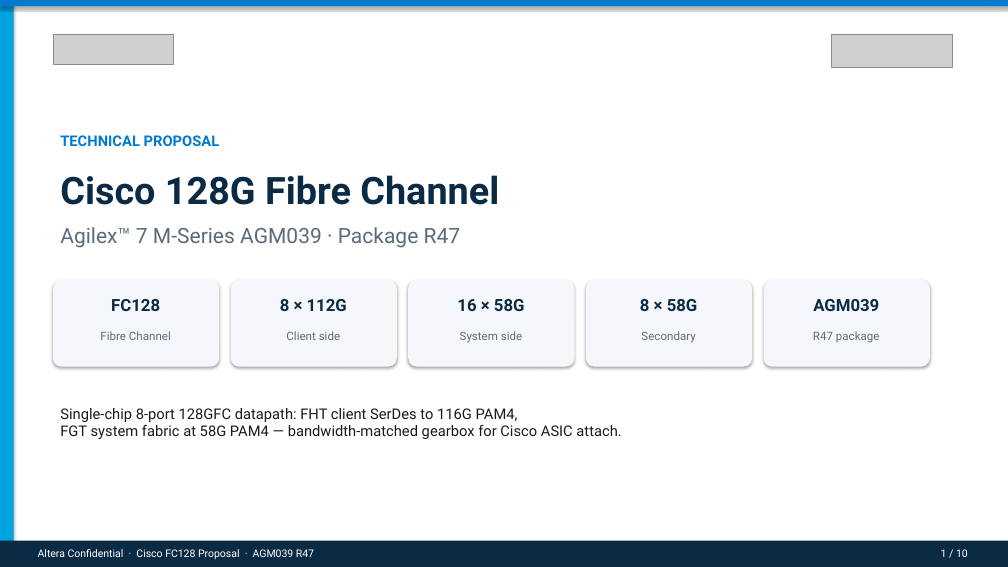
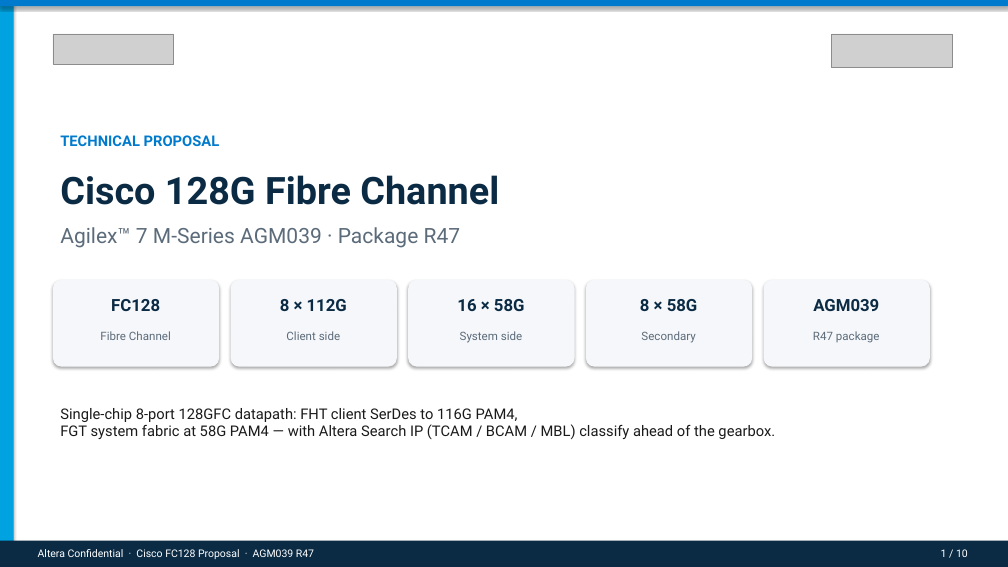
Before and after one commit to rushikeshpurohit0908/Cursor_Rushi, a slide deck: slide 1 of presentations/Cisco_FC128_Agilex7_Proposal.pptx. Drawn at 1008x567 pixels with LibreOffice and Linux fonts; fonts in the diff are those of the drawing; grey boxes stand for pictures. Boxes give left, top, right and bottom in pixels: in the first picture for what was removed or moved away, otherwise in the second. Text is boxed around its words. In the diff, an @@ line names an element or a change of style, - is before the commit and + after.

```diff
--- a/presentations/Cisco_FC128_Agilex7_Proposal.pptx
+++ b/presentations/Cisco_FC128_Agilex7_Proposal.pptx
@@ text at (60,408,775,439): text changed @@
-Single-chip 8-port 128GFC datapath: FHT client SerDes to 116G PAM4,
-FGT system fabric at 58G PAM4 — bandwidth-matched gearbox for Cisco ASIC attach.
+Single-chip 8-port 128GFC datapath: FHT client SerDes to 116G PAM4,
+FGT system fabric at 58G PAM4 — with Altera Search IP (TCAM / BCAM / MBL) classify ahead of the gearbox.
```
Also in this commit, not shown: 1 other slide changed, 2 other files.
